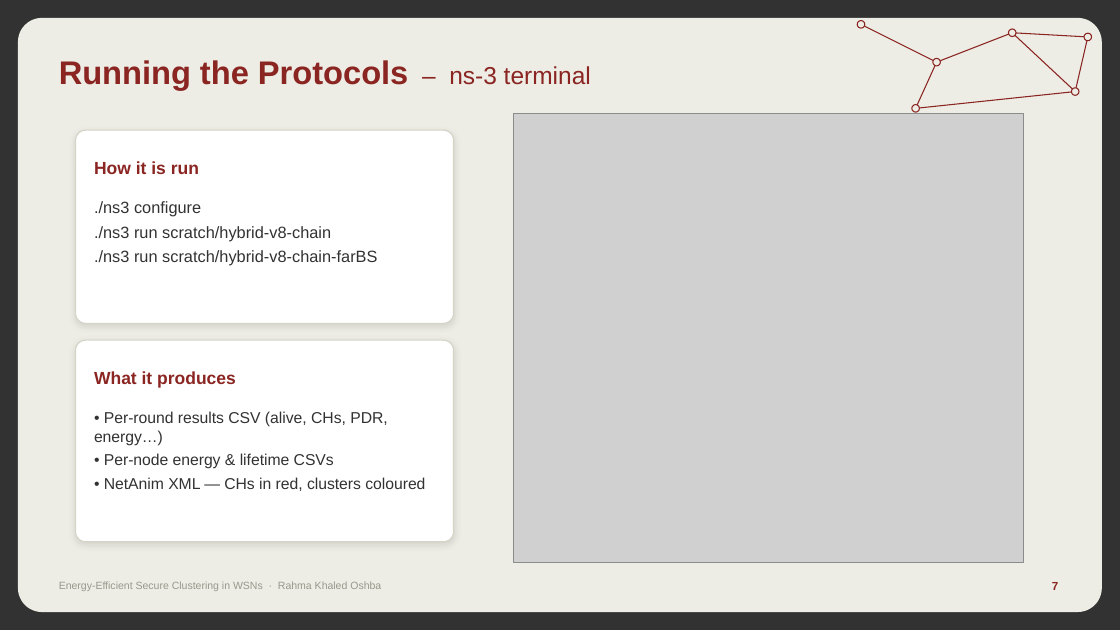
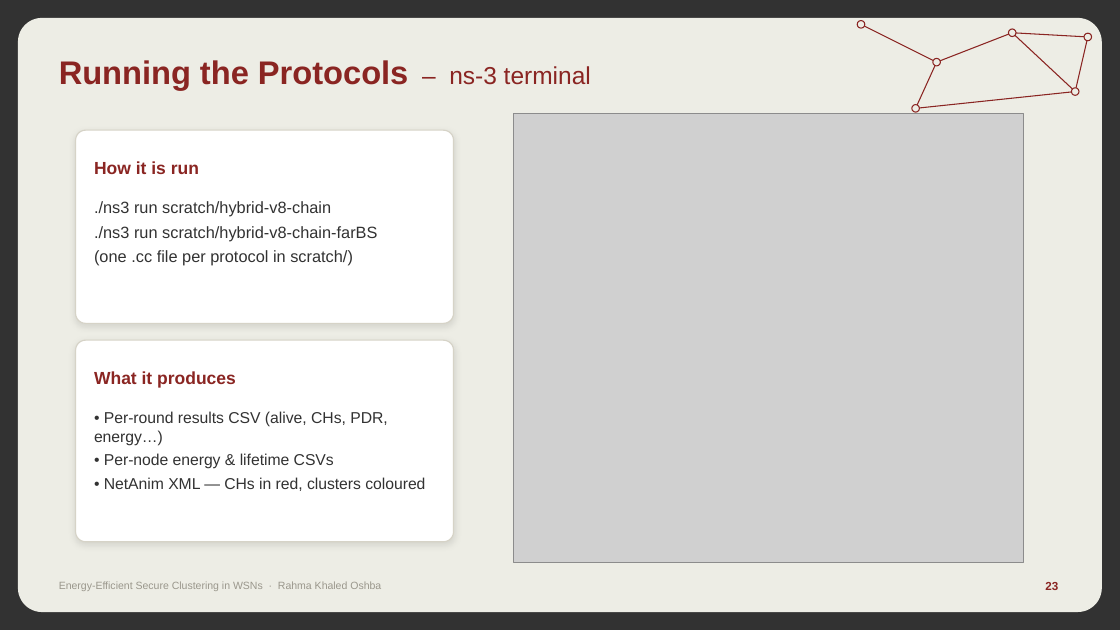
Before and after one commit to RahmaOshba/Routing-Protocols, a slide deck: slide 23 of thesis-final/Thesis_Defense_v8-Chain.pptx (slide 7 before the commit). Drawn at 1120x630 pixels with LibreOffice and Linux fonts; fonts in the diff are those of the drawing; grey boxes stand for pictures. Boxes give left, top, right and bottom in pixels: in the first picture for what was removed or moved away, otherwise in the second. Text is boxed around its words. In the diff, an @@ line names an element or a change of style, - is before the commit and + after.

```diff
--- a/thesis-final/Thesis_Defense_v8-Chain.pptx
+++ b/thesis-final/Thesis_Defense_v8-Chain.pptx
@@ text at (94, 201, 201, 217): paragraph removed @@
-./ns3 configure
@@ text at (94, 250, 353, 266): paragraph added @@
+(one .cc file per protocol in scratch/)
@@ text at (1045, 582, 1058, 590): text changed @@
-7
+23
```
Also in this commit, not shown: 53 other slides changed, 2 slides added, 1 slide removed, 14 other files.
